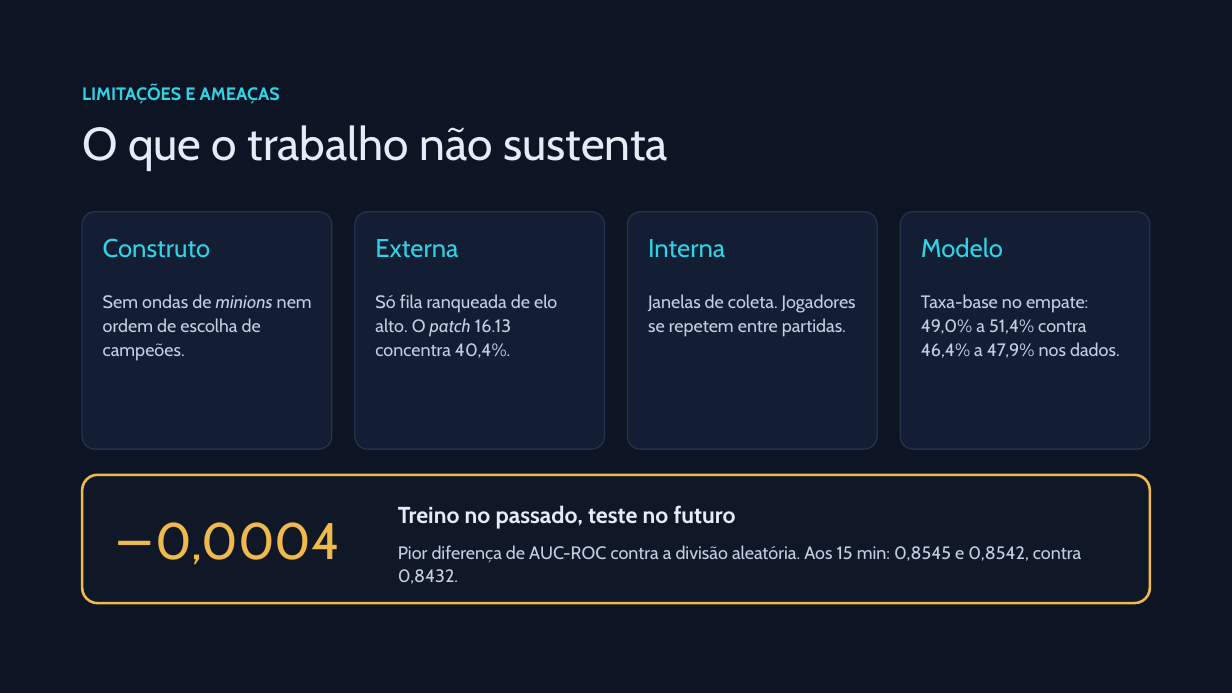
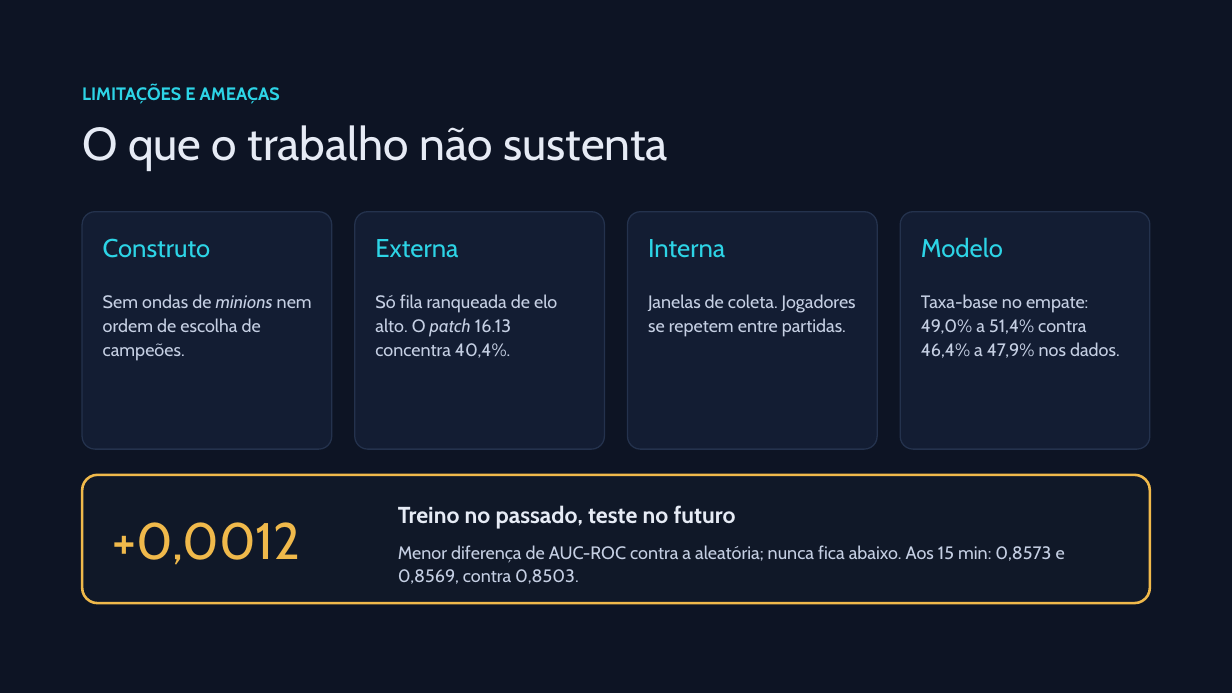
Before and after one commit to tamiosso125/lol-analytics, a slide deck: slide 16 of docs/bellestraiko_defesa_v4.pptx. Drawn at 1232x693 pixels with LibreOffice and Linux fonts; fonts in the diff are those of the drawing. Boxes give left, top, right and bottom in pixels: in the first picture for what was removed or moved away, otherwise in the second. Text is boxed around its words. In the diff, an @@ line names an element or a change of style, - is before the commit and + after.

```diff
--- a/docs/bellestraiko_defesa_v4.pptx
+++ b/docs/bellestraiko_defesa_v4.pptx
@@ text at [113, 522, 301, 565]: text changed @@
-−0,0004
++0,0012
@@ text at [398, 545, 1065, 584]: text changed @@
-Pior diferença de AUC-ROC contra a divisão aleatória. Aos 15 min: 0,8545 e 0,8542, contra 0,8432.
+Menor diferença de AUC-ROC contra a aleatória; nunca fica abaixo. Aos 15 min: 0,8573 e 0,8569, contra 0,8503.
```
Also in this commit, not shown: 6 other slides changed, 1 other file.
